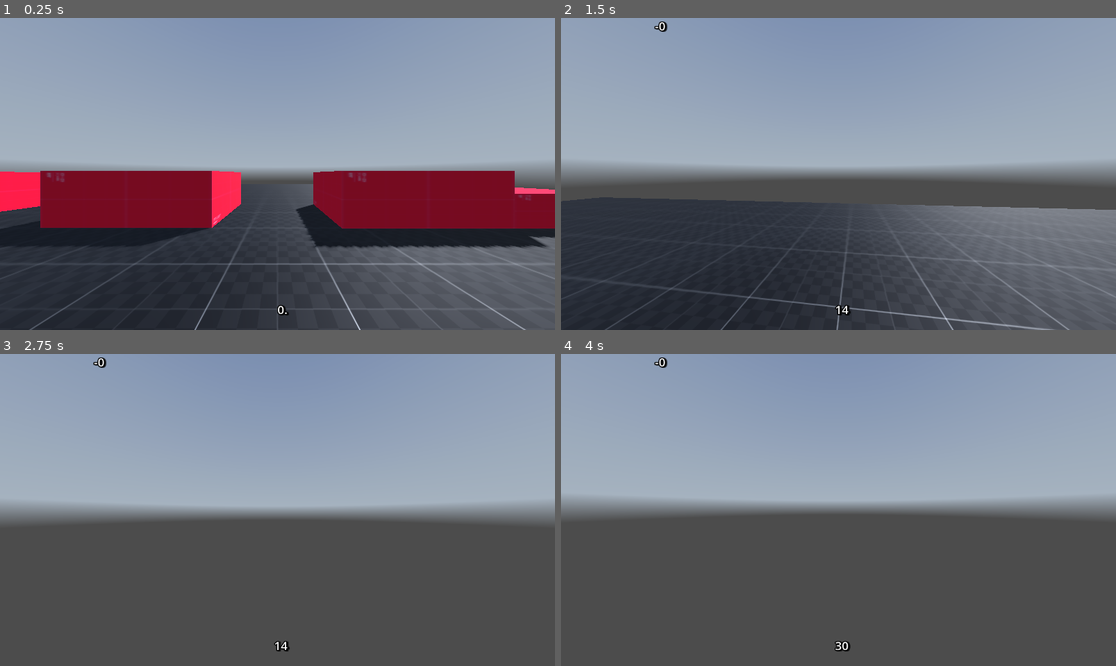
Above: before the commit, frames 1-4 (two rows, left to right).
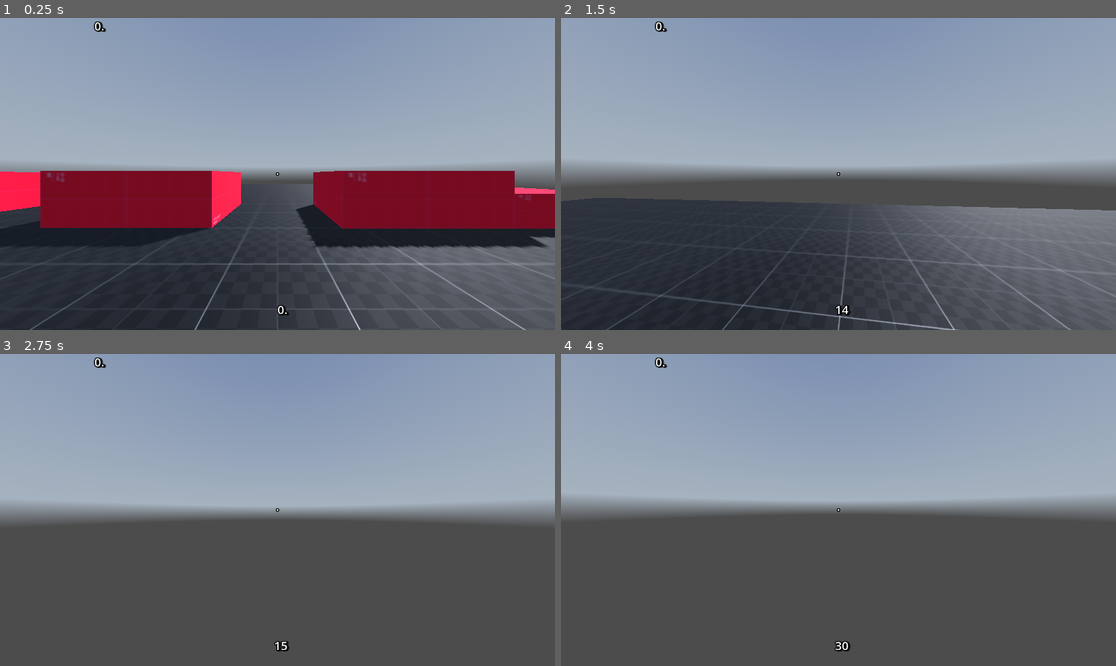
Above: after the commit, the same moments.

Repository: Spoon-Eater/Kacitron
Game: Godot game, scene res://scènes/test_room/test_world.tscn
The game is run twice, just before and just after one commit, with the same random seed, the same clock (stepped at 60 frames per second) and the same inputs. A sky picture missing from this copy of the repository is replaced by a grey-blue gradient.
Inputs (mouse positions are in pixels of both pictures, inside the frame that each line leads up to):
- Up to frame 1 (0.25 s): no input
- Up to frame 2 (1.5 s): tap Enter at 0.5 s; move the mouse to (866, 174) at 0.52 s; hold Space (jump) 0.53-1.28 s; hold W (forward) from 0.53 s (still down); move the mouse to (810, 174) at 1.27 s; tap Space (jump) at 1.35 s
- Up to frame 3 (2.75 s): keep holding W (forward); tap Space (jump) at 1.52, 1.82 s; move the mouse to (288, 503) at 2.02 s; hold Space (jump) from 2.03 s (still down)
- Up to frame 4 (4 s): keep holding W (forward); move the mouse to (832, 516) at 2.77 s; release Space (jump) at 2.78 s; tap Space (jump) at 2.85, 3.02, 3.32 s; move the mouse to (877, 513) at 3.52 s; hold Space (jump) from 3.53 s (still down)

The runs differ from the first frame. In frame 1, less than 0.1% of the frame differs, in the area x 16-51%, y 1-51%; in frame 2, 1.3%, in the area x 0-100%, y 1-100%; in frame 3, 0.1%; in frame 4, less than 0.1%.

Commit message:
better physics for movements

Diff:
--- a/project.godot
+++ b/project.godot
@@ -10,10 +10,11 @@
 
 [application]
 
-config/name="kacitron"
+config/name="Kacitron"
 run/main_scene="uid://bh57b4fxlsbbm"
 config/features=PackedStringArray("4.4", "Forward Plus")
-config/icon="res://icon.svg"
+boot_splash/image="uid://bjml2gvaq2q81"
+config/icon="uid://bjml2gvaq2q81"
 
 [input]
 
--- /dev/null
+++ b/scènes/player/crosshair.gd
@@ -0,0 +1,26 @@
+extends CenterContainer
+
+@export var crossshair = true
+@export var dot_radius: float
+@export var dot_color: Color = Color.WHITE
+@export var dot_outline: bool = true
+@export var dot_outline_radius: float
+@export var dot_outline_color: Color = Color.BLACK
+
+var _show_option = true
+
+func _ready():
+	if crossshair == false: _show_option = false
+	queue_redraw()
+
+@rpc("call_local")
+func _show(trigger : bool):
+	if _show_option:
+		crossshair = !trigger
+		queue_redraw()
+
+func _draw():
+	if crossshair:
+		if dot_outline == true:
+			draw_circle(Vector2(0, 0), dot_outline_radius, dot_outline_color)
+		draw_circle(Vector2(0, 0), dot_radius, dot_color)
--- /dev/null
+++ b/scènes/player/headbob.gd
@@ -0,0 +1,19 @@
+extends Camera3D
+
+@export var bob_amplitude : float = .8    # amplitude en degrés
+@export var bob_frequency : float = 8.0    # fréquence du headbob
+var bob_time : float = 0.0
+var is_moving: bool = false
+
+func _physics_process(delta):
+	if is_moving:
+		bob_time += delta * bob_frequency
+	else:
+		bob_time = 0.0
+
+	# Calcul de la rotation Z pour le bobbing
+	var roll_deg = 0.0
+	if is_moving:
+		roll_deg = sin(bob_time) * bob_amplitude
+	else: roll_deg = 0.0
+	rotation_degrees.z = roll_deg
--- a/scènes/player/player.gd
+++ b/scènes/player/player.gd
@@ -35,15 +35,15 @@
 		velocity.y = jump_force
 		if input.x and input.y:
 			movement_dir += Vector3(movement_dir.x + jump_boost, 0, movement_dir.z + jump_boost)
-			#overspeed = velocity.length()
+			overspeed = velocity.length()
 			$HUD/debug/VBoxContainer/MarginContainer/Label.text = str(overspeed)
 
 	# inertia and in air restricted move
 	if is_on_floor():
 		if movement_dir:
 			if velocity.length() > speed + 1:
-				velocity.x = movement_dir.x #* overspeed
-				velocity.z = movement_dir.z #* overspeed
+				velocity.x = movement_dir.x * overspeed
+				velocity.z = movement_dir.z * overspeed
 				overspeed -= 0.1
 				$HUD/debug/VBoxContainer/MarginContainer/Label.text = str(overspeed)
 			else:
--- a/scènes/player/player.tscn
+++ b/scènes/player/player.tscn
@@ -1,7 +1,9 @@
-[gd_scene load_steps=8 format=3 uid="uid://c3xn4qb5twa27"]
+[gd_scene load_steps=10 format=3 uid="uid://c3xn4qb5twa27"]
 
-[ext_resource type="Script" uid="uid://b6etp87dpt4ed" path="res://scènes/player/player.gd" id="1_jhjbg"]
+[ext_resource type="Script" uid="uid://cy75o7u02adak" path="res://scènes/player/player_new.gd" id="1_b6vsf"]
 [ext_resource type="Script" uid="uid://bgkdkw8sot1xq" path="res://scènes/player/speed_o_meter.gd" id="2_b6vsf"]
+[ext_resource type="Script" uid="uid://c0o4muntow8m3" path="res://scènes/player/crosshair.gd" id="3_cno5w"]
+[ext_resource type="Script" uid="uid://bo38roo3s65ns" path="res://scènes/player/headbob.gd" id="3_ev5vh"]
 
 [sub_resource type="LabelSettings" id="LabelSettings_jhjbg"]
 font_size = 24
@@ -26,7 +28,7 @@
 [sub_resource type="CapsuleShape3D" id="CapsuleShape3D_jhjbg"]
 
 [node name="Player" type="CharacterBody3D"]
-script = ExtResource("1_jhjbg")
+script = ExtResource("1_b6vsf")
 
 [node name="HUD" type="Node" parent="."]
 
@@ -99,6 +101,18 @@
 visible_characters = 2
 visible_ratio = 2.0
 
+[node name="CenterContainer" type="CenterContainer" parent="HUD"]
+anchors_preset = 8
+anchor_left = 0.5
+anchor_top = 0.5
+anchor_right = 0.5
+anchor_bottom = 0.5
+grow_horizontal = 2
+grow_vertical = 2
+script = ExtResource("3_cno5w")
+dot_radius = 1.5
+dot_outline_radius = 3.5
+
 [node name="head" type="Node3D" parent="."]
 unique_name_in_owner = true
 transform = Transform3D(1, 0, 0, 0, 1, 0, 0, 0, 1, 0, 1.8, 0)
@@ -106,6 +120,7 @@
 [node name="camera" type="Camera3D" parent="head"]
 unique_name_in_owner = true
 fov = 95.0
+script = ExtResource("3_ev5vh")
 
 [node name="camination" type="AnimationPlayer" parent="head"]
 unique_name_in_owner = true
--- /dev/null
+++ b/scènes/player/player_new.gd
@@ -0,0 +1,65 @@
+extends CharacterBody3D
+
+var speed : int = 12
+var overspeed : float = 0.0
+var max_overspeed : float = 8.0
+var overspeed_gain : float = 0.15
+var overspeed_decay : float = 0.20
+var air_speed : int = 16
+var jump_force : int = 7
+var jump_boost : float = 7.5
+var jump_boost_percentage : float = 10.0
+var gravity : int = 18
+var air_friction : float = 4.0
+var floor_friction : float = 6.3
+var mouse_sensitivity : float = 0.002
+var cam_tilt_amount : float = 0.09
+
+func _ready() -> void:
+	Input.mouse_mode = Input.MOUSE_MODE_CAPTURED
+
+func _input(event):
+	if event is InputEventMouseMotion and Input.mouse_mode == Input.MOUSE_MODE_CAPTURED:
+		rotate_y(-event.relative.x * mouse_sensitivity)
+		%head.rotate_x(-event.relative.y * mouse_sensitivity)
+		%head.rotation.x = clampf(%head.rotation.x, -deg_to_rad(90.0), deg_to_rad(90.0))
+
+func _physics_process(delta):
+	velocity.y += -gravity * delta
+	var input = Input.get_vector("left", "right", "forward", "backward")
+	%head.rotation.z = lerp(%head.rotation.z, -input.x * cam_tilt_amount, delta * 7)
+	var movement_dir = transform.basis * Vector3(input.x, 0, input.y)
+
+	# Détection du mouvement diagonal
+	var is_diagonal = abs(input.x) > 0.1 and abs(input.y) > 0.1
+
+	if is_on_floor() and Input.is_action_pressed("jump"):
+		velocity.y = jump_force
+
+	# Gestion de l'overspeed pour boost en diagonale
+	if is_on_floor():
+		if is_diagonal:
+			overspeed += overspeed_gain
+		else:
+			overspeed -= overspeed_decay
+		overspeed = clamp(overspeed, 0.0, max_overspeed)
+		$HUD/debug/VBoxContainer/MarginContainer/Label.text = str(overspeed)
+
+		var local_speed = speed + overspeed
+		if movement_dir.length() > 0:
+			velocity.x = movement_dir.x * local_speed
+			velocity.z = movement_dir.z * local_speed
+		else:
+			velocity.x = lerp(velocity.x, 0.0, delta * floor_friction)
+			velocity.z = lerp(velocity.z, 0.0, delta * floor_friction)
+		%camera.bob_frequency = velocity.length() / 1.36
+	else:
+		velocity.x = lerp(velocity.x, movement_dir.x * air_speed, delta * air_friction)
+		velocity.z = lerp(velocity.z, movement_dir.z * air_speed, delta * air_friction)
+
+	velocity = clamp(velocity, Vector3(-40, -40, -40), Vector3(40, 40, 40))
+	if input:
+		if is_on_floor(): %camera.is_moving = true
+		else: %camera.is_moving = false
+	else: %camera.is_moving = false
+	move_and_slide()
--- a/scènes/test_room/test_world.tscn
+++ b/scènes/test_room/test_world.tscn
@@ -56,8 +56,14 @@
 
 [node name="world" type="Node"]
 
+[node name="DirectionalLight3D" type="DirectionalLight3D" parent="."]
+transform = Transform3D(-0.707107, -0.5, 0.5, -3.09086e-08, 0.707107, 0.707107, -0.707107, 0.5, -0.5, 0, 2, 0)
+shadow_enabled = true
+
 [node name="WorldEnvironment" type="WorldEnvironment" parent="."]
 environment = SubResource("Environment_yxhfr")
+
+[node name="Player" parent="." instance=ExtResource("4_5ejeb")]
 
 [node name="CSGCombiner3D" type="CSGCombiner3D" parent="."]
 transform = Transform3D(1.905, 0, 0, 0, 1.905, 0, 0, 0, 1.905, 0, 0, 0)
@@ -127,9 +133,3 @@
 polygon = PackedVector2Array(0, 0, 0, 1, 5, 0, 5, 0)
 depth = 2.2
 material = SubResource("StandardMaterial3D_tn81b")
-
-[node name="Player" parent="." instance=ExtResource("4_5ejeb")]
-
-[node name="DirectionalLight3D" type="DirectionalLight3D" parent="."]
-transform = Transform3D(-0.707107, -0.5, 0.5, -3.09086e-08, 0.707107, 0.707107, -0.707107, 0.5, -0.5, 0, 2, 0)
-shadow_enabled = true
Not shown, added: game goes brrrr.txt
Not shown, added: scènes/player/crosshair.gd.uid
Not shown, added: scènes/player/headbob.gd.uid
Not shown, added: scènes/player/player_new.gd.uid
